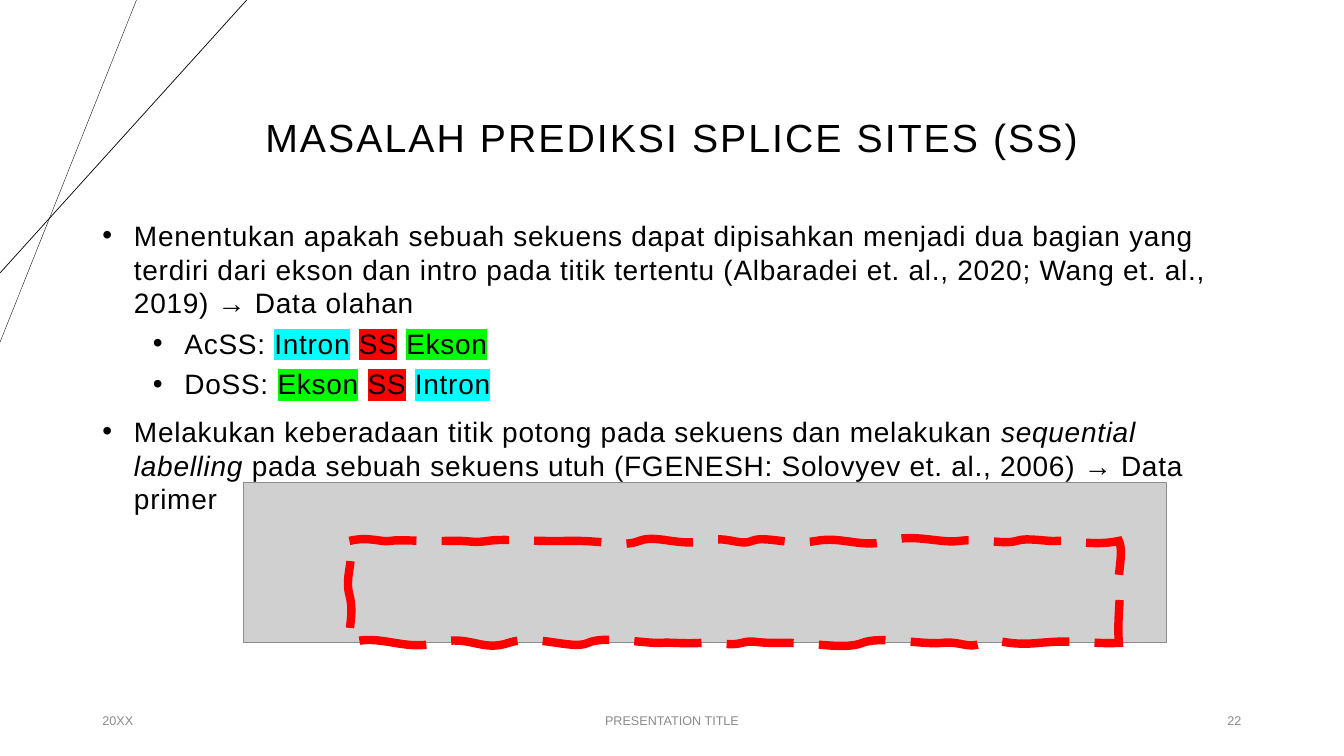
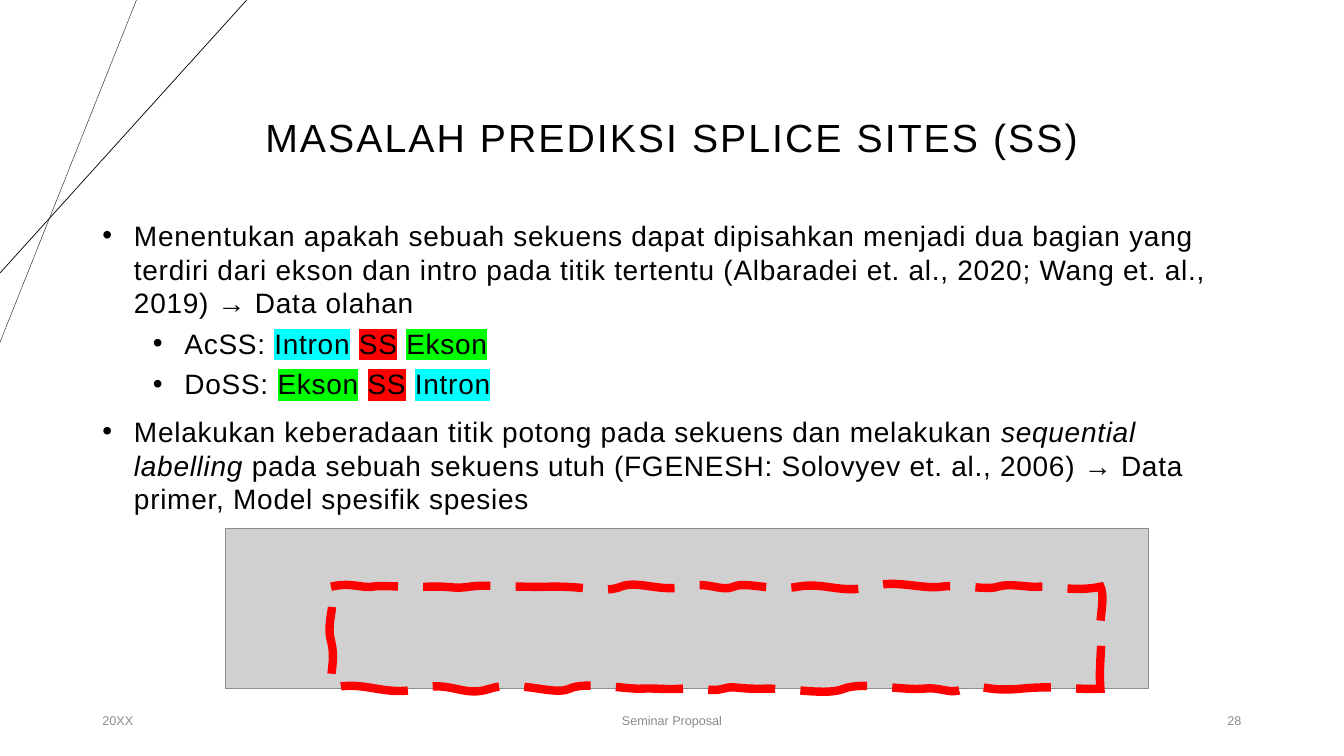
Before and after one commit to anwari32/IF5099-Metode-Penelitian, a slide deck: slide 28 of proposals/v2/Penerapan Multitask Learning dan BERT untuk Prediksi Splice.pptx (slide 22 before the commit). Drawn at 1344x756 pixels with LibreOffice and Linux fonts; fonts in the diff are those of the drawing; grey boxes stand for pictures. Boxes give left, top, right and bottom in pixels: in the first picture for what was removed or moved away, otherwise in the second. Text is boxed around its words. In the diff, an @@ line names an element or a change of style, - is before the commit and + after.

```diff
--- a/proposals/v2/Penerapan Multitask Learning dan BERT untuk Prediksi Splice.pptx
+++ b/proposals/v2/Penerapan Multitask Learning dan BERT untuk Prediksi Splice.pptx
@@ text at (x1=134, y1=421, x2=1182, y2=514): text changed @@
-• Melakukan keberadaan titik potong pada sekuens dan melakukan sequential labelling pada sebuah sekuens utuh (FGENESH: Solovyev et. al., 2006) → Data primer
+• Melakukan keberadaan titik potong pada sekuens dan melakukan sequential labelling pada sebuah sekuens utuh (FGENESH: Solovyev et. al., 2006) → Data primer, Model spesifik spesies
@@ picture moved from (x1=244, y1=482, x2=1168, y2=642) to (x1=225, y1=528, x2=1148, y2=689) @@
@@ freeform shape moved from (x1=350, y1=541, x2=1119, y2=643) to (x1=331, y1=587, x2=1100, y2=689) @@
@@ text at (x1=622, y1=716, x2=722, y2=728): text changed @@
-PRESENTATION TITLE
+Seminar Proposal
@@ page number at (x1=1227, y1=716, x2=1241, y2=725): text changed @@
-22
+28
```
Also in this commit, not shown: 10 other slides changed, 16 slides added, 1 slide removed, 7 other files.
